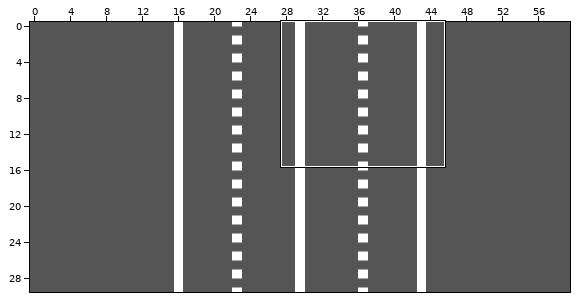
Tiled map, stored at SAE_DEV/SAE_DEV/Content/road.tmx. Above: a wide view before the commit, with the close-up outlined.
Close-up. As it was:
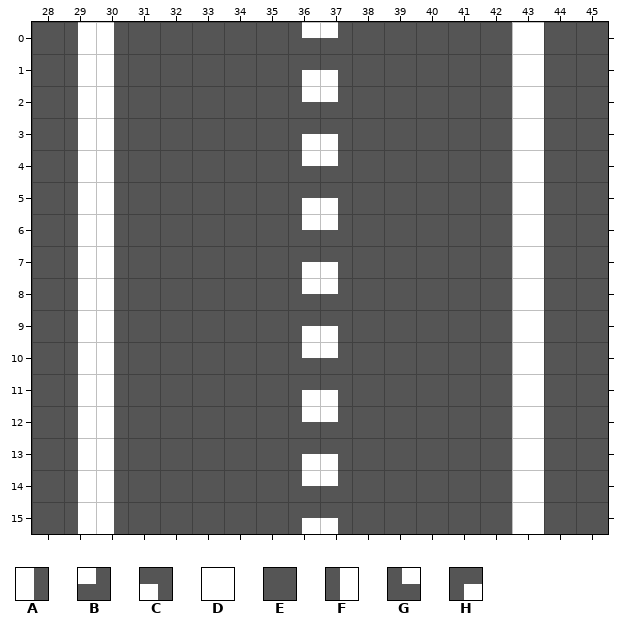
Cells are 32x32 px. Shown: x 28..45, y 0..15. The commit also changed other parts of the map, which this record leaves out.
Key: from "road": A 0, B 1, C 2, D 3, E 4, F 5, G 6, H 7.
_ is an empty cell.
Layer "Calque de Tuiles 1" before, first column x 28:
 0 EFAEEEEEGBEEEEEDEE
 1 EFAEEEEEHCEEEEEDEE
 2 EFAEEEEEGBEEEEEDEE
 3 EFAEEEEEHCEEEEEDEE
 4 EFAEEEEEGBEEEEEDEE
 5 EFAEEEEEHCEEEEEDEE
 6 EFAEEEEEGBEEEEEDEE
 7 EFAEEEEEHCEEEEEDEE
 8 EFAEEEEEGBEEEEEDEE
 9 EFAEEEEEHCEEEEEDEE
10 EFAEEEEEGBEEEEEDEE
11 EFAEEEEEHCEEEEEDEE
12 EFAEEEEEGBEEEEEDEE
13 EFAEEEEEHCEEEEEDEE
14 EFAEEEEEGBEEEEEDEE
15 EFAEEEEEHCEEEEEDEE
Once edited:
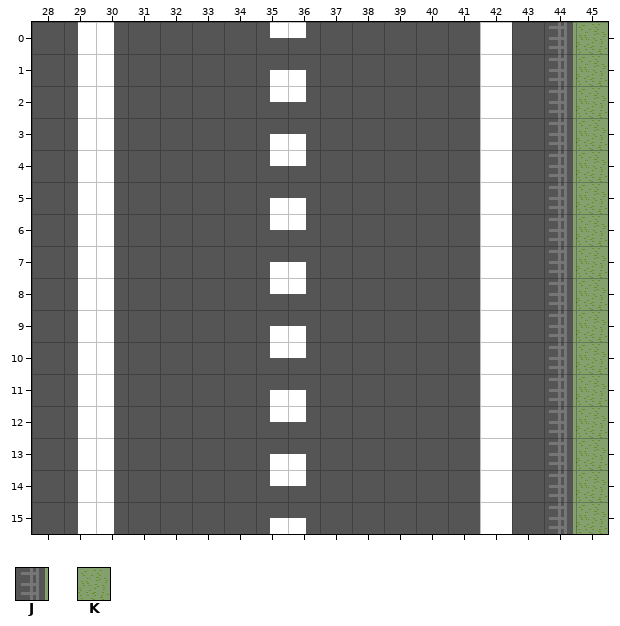
Further tiles: from "Barriere": J 0; from "Herbes": K 1.
From old to new:
Changed rows in their new state; . is an unchanged cell.
Layer "Calque de Tuiles 1":
first column x 35:
 0 GBE....DEJK
 1 HCE....DEJK
 2 GBE....DEJK
 3 HCE....DEJK
 4 GBE....DEJK
 5 HCE....DEJK
 6 GBE....DEJK
 7 HCE....DEJK
 8 GBE....DEJK
 9 HCE....DEJK
10 GBE....DEJK
11 HCE....DEJK
12 GBE....DEJK
13 HCE....DEJK
14 GBE....DEJK
15 HCE....DEJK
Pixel boxes of the changes (left, top, right, bottom) in both close-ups:
changed: (270, 22, 338, 534)
changed: (480, 22, 608, 534)
